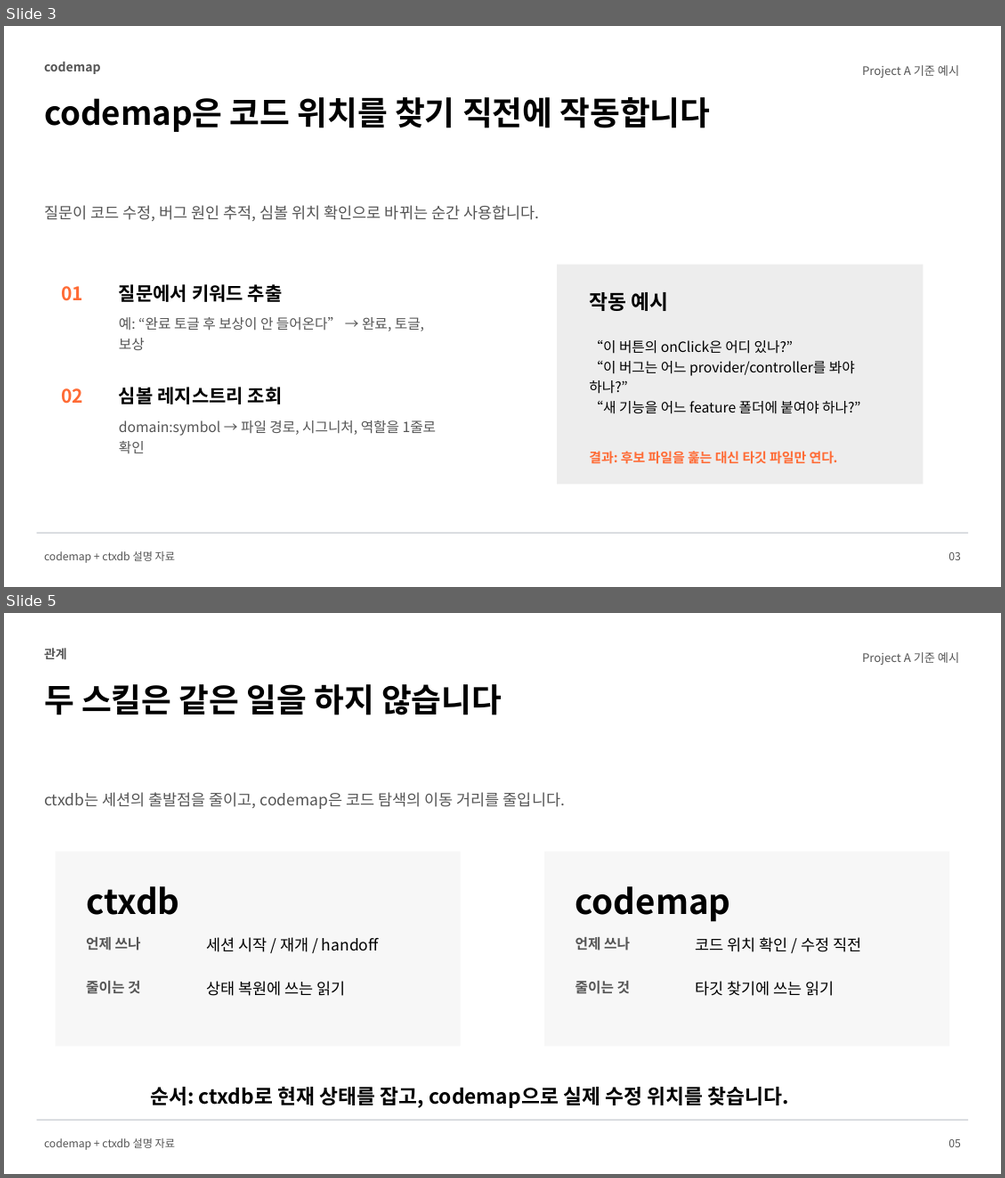
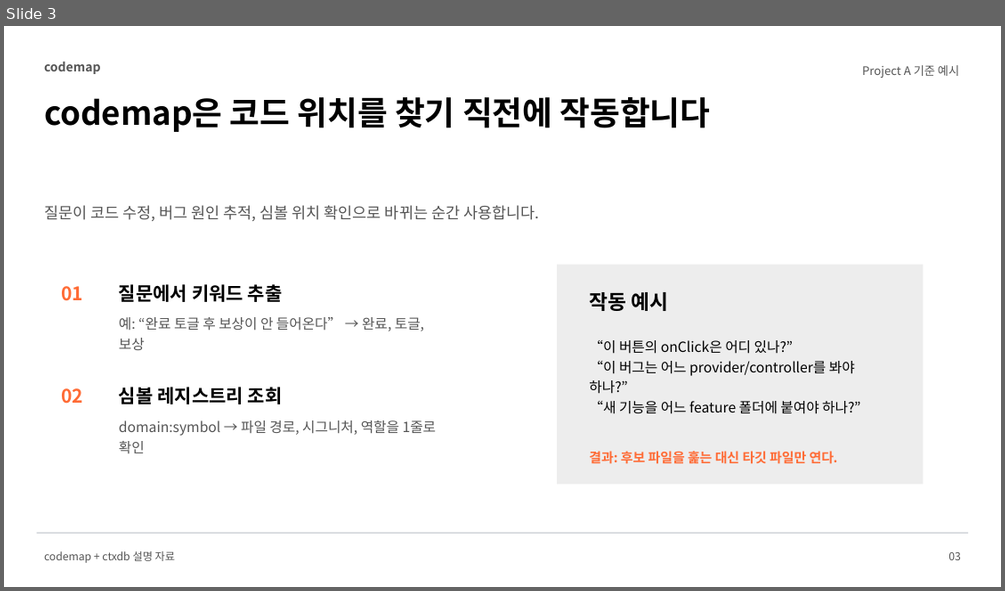
Before and after one commit to LigoSoo/pawpad, a slide deck: outputs/codemap-ctxdb-token-simulation.pptx. Shown one above the other, each under a label of ours: slides 3 and 5 before the commit, slide 3 after it; the slides between them are not shown. The pictures are 1005x1178 and 1005x591 pixels, drawn with LibreOffice and Linux fonts; fonts in the diff are those of the drawing. Boxes give left, top, right and bottom in pixels: in the first picture for what was removed or moved away, otherwise in the second. Text is boxed around its words. In the diff, an @@ line names an element or a change of style, - is before the commit and + after.

Commit message:
docs: clarify ctxdb saver workflow

```diff
--- a/outputs/codemap-ctxdb-token-simulation.pptx
+++ b/outputs/codemap-ctxdb-token-simulation.pptx
@@ slide 5 removed at [4, 613, 1001, 1174], background #FFFFFF @@
@@ text removed at [44, 648, 67, 659] @@
-관계
@@ text removed at [862, 652, 959, 665] @@
-Project A 기준 예시
@@ text removed at [44, 684, 502, 715] @@
-두 스킬은 같은 일을 하지 않습니다
@@ text removed at [44, 792, 565, 809] @@
-ctxdb는 세션의 출발점을 줄이고, codemap은 코드 탐색의 이동 거리를 줄입니다.
@@ rectangle removed at [56, 852, 461, 1046] @@
@@ rectangle removed at [544, 852, 950, 1046] @@
@@ text removed at [86, 886, 180, 915] @@
-ctxdb
@@ text removed at [575, 886, 731, 922] @@
-codemap
@@ text removed at [86, 937, 141, 950] @@
-언제 쓰나
@@ text removed at [206, 937, 379, 952] @@
-세션 시작 / 재개 / handoff
@@ text removed at [575, 937, 630, 950] @@
-언제 쓰나
@@ text removed at [695, 937, 862, 952] @@
-코드 위치 확인 / 수정 직전
@@ text removed at [86, 981, 140, 994] @@
-줄이는 것
@@ text removed at [206, 981, 345, 996] @@
-상태 복원에 쓰는 읽기
@@ text removed at [575, 981, 630, 994] @@
-줄이는 것
@@ text removed at [695, 981, 834, 996] @@
-타깃 찾기에 쓰는 읽기
@@ text removed at [150, 1086, 790, 1108] @@
-순서: ctxdb로 현재 상태를 잡고, codemap으로 실제 수정 위치를 찾습니다.
@@ rectangle removed at [37, 1119, 969, 1120] @@
@@ text removed at [44, 1138, 175, 1150] @@
-codemap + ctxdb 설명 자료
@@ text removed at [948, 1139, 961, 1147] @@
-05
```
Also in this commit, not shown: 4 slides changed, 3 slides added, 1 other slide removed, 1 other file.
